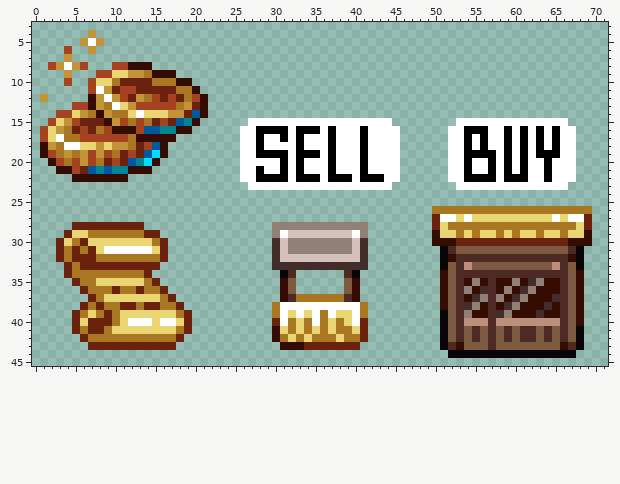
File history of a sprite sheet, market_images.png. This is how it looked before the edit.
The file is 72x72 pixels. Colours within 5 levels of each other are drawn and written as one. Shown: x 0..71, y 3..45.
The result:
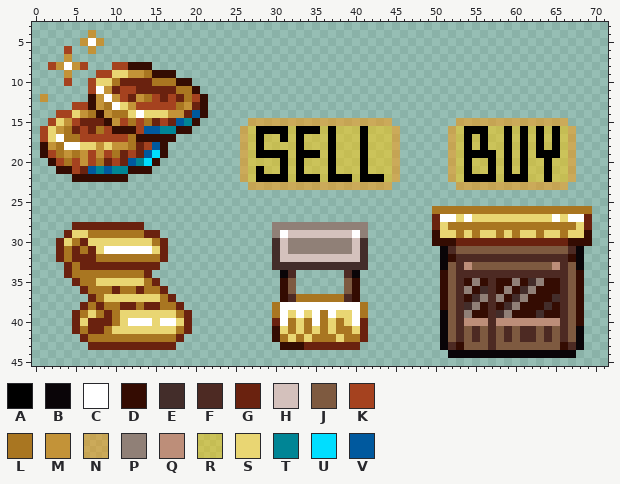
Palette (. is transparent): A #000000  B #0a0508  C #ffffff  D #340c02  E #432d2a  F #4d2a23  G #6a220f  H #d4c1bc  J #7e5a40  K #a5421f  L #a97621  M #c39338  N #ff960080  P #908077  Q #bd8e79  R #ffc80080  S #e9d673  T #008595  U #00deff  V #00599e
What changed:
The edit turns colour C into colour N in row 15 at x 27 to 44 and 53 to 66; in rows 16 to 22 at x 26, 45, 52 and 67; in row 23 at x 27 to 44 and 53 to 66.
The edit turns colour C into colour R in row 16 at x 27, 32, 36, 38 to 40, 42 to 44, 53, 57 to 58, 60, 62, 64 and 66; in row 17 at x 27, 29 to 30, 32, 34 to 36, 38 to 40, 42 to 44, 53, 55, 57 to 58, 60, 62, 64 and 66; in row 18 at x 27, 29 to 32, 34 to 36, 38 to 40, 42 to 44, 53, 55, 57 to 58, 60, 62, 64 and 66; in row 19 at x 27, 32, 36, 38 to 40, 42 to 44, 53, 58, 60, 62 and 66; in row 20 at x 27 to 30, 32, 34 to 36, 38 to 40, 42 to 44, 53, 55 to 56, 58, 60, 62 to 63 and 65 to 66; in row 21 at x 27, 29 to 30, 32, 34 to 36, 38 to 40, 42 to 44, 53, 55 to 56, 58, 60, 62 to 63 and 65 to 66.
The edit turns colour C into colour R in row 22 at x 27, 32, 36, 40, 44, 53, 58, 62 to 63 and 65 to 66.
